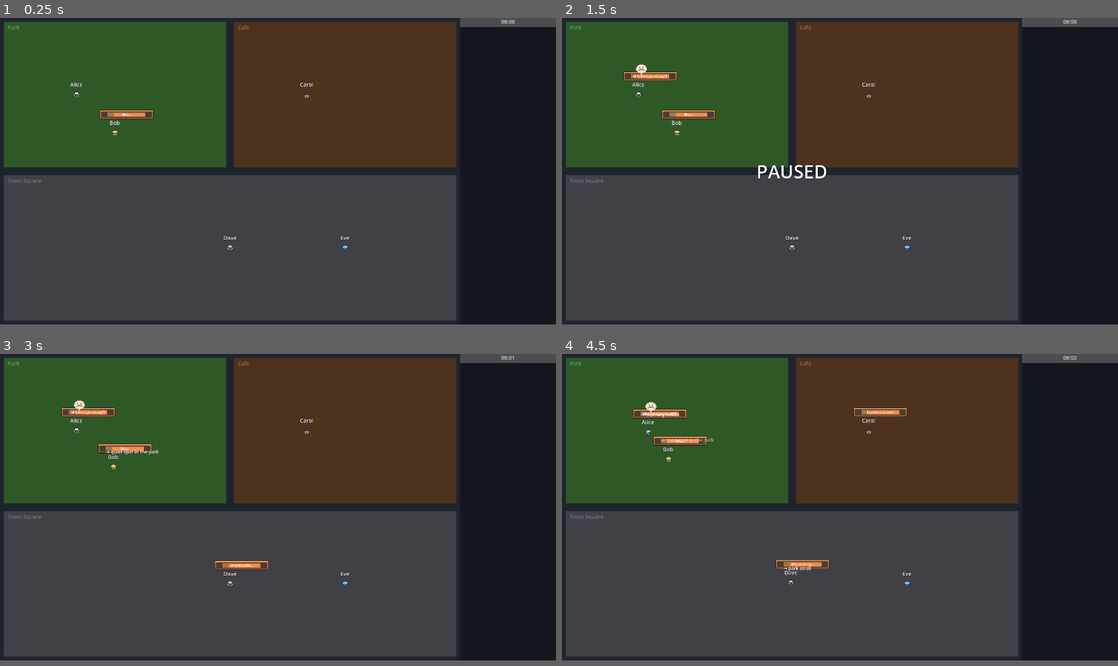
Above: before the commit, frames 1-4 (two rows, left to right).
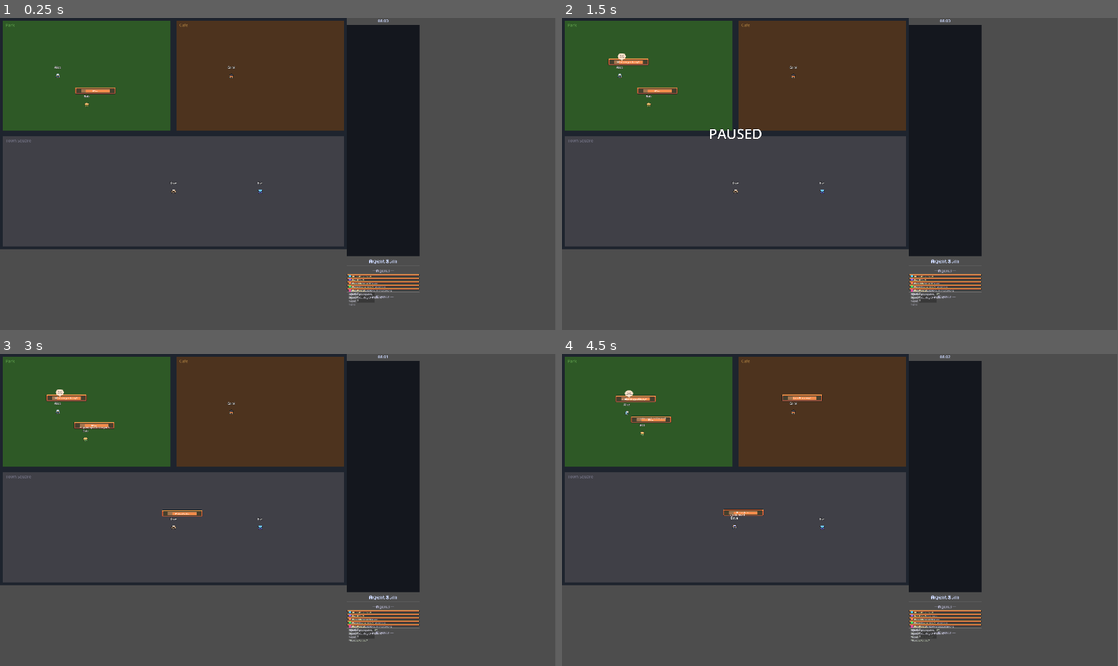
Above: after the commit, the same moments.

Repository: Erik-Huang/godot-agent-sim
Game: Godot game, scene res://main.tscn
Same seed, same stepped clock (60 frames per second), same inputs: the game is played once before the commit and once after it.
Inputs:
- Up to frame 1 (0.25 s): no input
- Up to frame 2 (1.5 s): tap Enter (ui_accept) at 0.5, 0.77, 1.25 s
- Up to frame 3 (3 s): tap Enter (ui_accept) at 1.52, 2, 2.75 s
- Up to frame 4 (4.5 s): tap Enter (ui_accept) at 3.02, 3.5, 3.77, 4.25 s
In our replay, the window is 800x441 before the commit and 799x449 after it. These sizes can differ from the game's own. Grey fills any space a smaller window leaves; there, only what the larger window draws over its background counts as a difference.

The runs differ from the first frame. In frame 1, 47% of the frame differs, in the area x 0-100%, y 0-99%; in frame 2, 47%; in frame 3, 48%; in frame 4, 48%.

Commit message:
fix: 1920x1080 resolution, reduce font sizes (name 10, speech 7, floating 9)

Diff:
--- a/agent.gd
+++ b/agent.gd
@@ -77,7 +77,7 @@
 
 	name_label.text = agent_name
 	# DBG-002: Readable name labels
-	name_label.add_theme_font_size_override("font_size", 14)
+	name_label.add_theme_font_size_override("font_size", 10)
 	name_label.add_theme_color_override("font_color", Color.WHITE)
 	name_label.add_theme_constant_override("outline_size", 2)
 	name_label.add_theme_color_override("font_outline_color", Color.BLACK)
@@ -97,9 +97,9 @@
 	if ResourceLoader.exists("res://assets/ui/fonts/NormalFont.ttf"):
 		var font := load("res://assets/ui/fonts/NormalFont.ttf") as Font
 		speech_label.add_theme_font_override("font", font)
-		speech_label.add_theme_font_size_override("font_size", 8)
+		speech_label.add_theme_font_size_override("font_size", 7)
 	else:
-		speech_label.add_theme_font_size_override("font_size", 13)
+		speech_label.add_theme_font_size_override("font_size", 9)
 	speech_label.add_theme_color_override("font_color", Color.WHITE)
 
 	# Apply speed modifier based on personality
@@ -588,7 +588,7 @@
 	last_action_text = text
 	var label := Label.new()
 	label.text = text
-	label.add_theme_font_size_override("font_size", 12)
+	label.add_theme_font_size_override("font_size", 9)
 	label.add_theme_color_override("font_color", Color(1.0, 1.0, 1.0, 1.0))
 	label.position = Vector2(-20, -45)
 	label.z_index = 10
--- a/project.godot
+++ b/project.godot
@@ -27,8 +27,8 @@
 
 [display]
 
-window/size/viewport_width=1450
-window/size/viewport_height=800
+window/size/viewport_width=1920
+window/size/viewport_height=1080
 
 [rendering]
 
